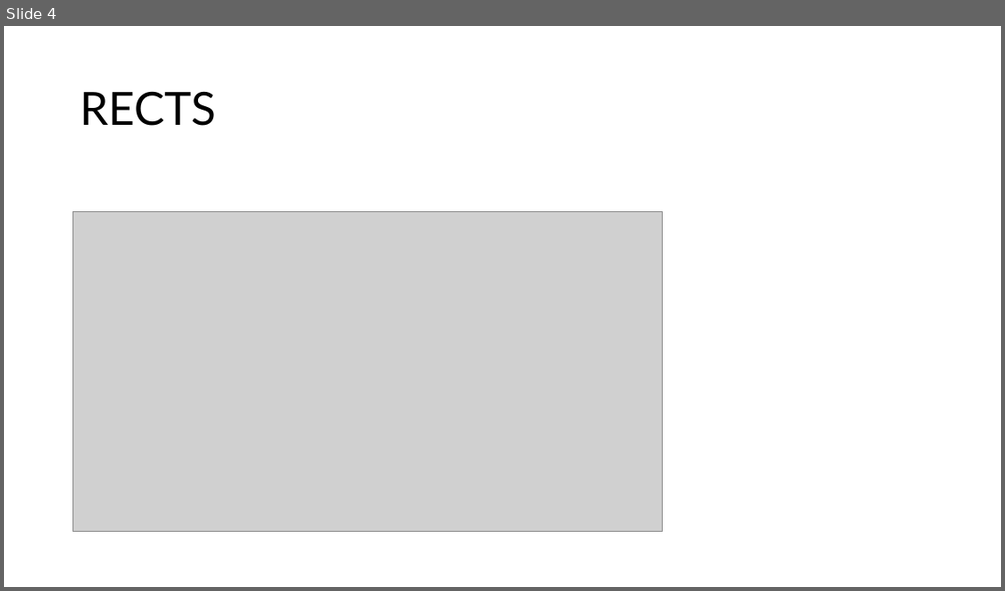
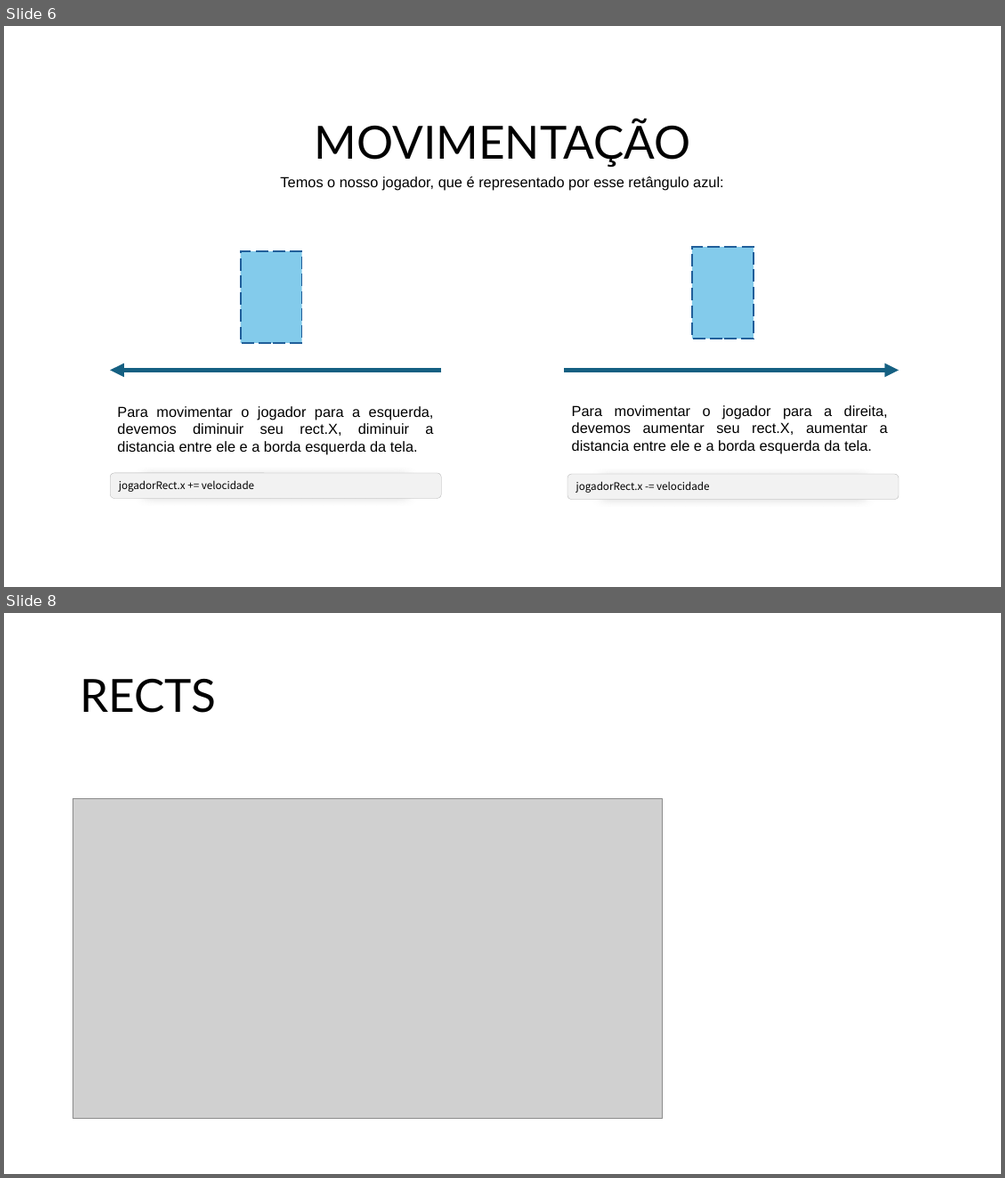
Before and after one commit to xandeco024/minicurso-pygame, a slide deck: Arquivos/Documentos/CURSO DE PYGAME.pptx. Shown one above the other, each under a label of ours: slide 4 before the commit, slides 6 and 8 after it; the slides between them are not shown. The pictures are 1005x591 and 1005x1178 pixels, drawn with LibreOffice and Linux fonts; fonts in the diff are those of the drawing; grey boxes stand for pictures; background and template pictures are left out. Boxes give left, top, right and bottom in pixels: in the first picture for what was removed or moved away, otherwise in the second. Text is boxed around its words. In the diff, an @@ line names an element or a change of style, - is before the commit and + after.

```diff
--- a/Arquivos/Documentos/CURSO DE PYGAME.pptx
+++ b/Arquivos/Documentos/CURSO DE PYGAME.pptx
@@ slide 6 added at (4, 26, 1001, 587), background picture (left out) @@
@@ title added at (315, 119, 691, 167), 44 pt, text #000000 @@
+MOVIMENTAÇÃO
@@ text added at (280, 176, 724, 191), 14 pt, text #000000 @@
+Temos o nosso jogador, que é representado por esse retângulo azul:
@@ rectangle added at (241, 251, 301, 342), fill #83CBEB, outline #215F9A 1.5 pt dashed @@
@@ rectangle added at (692, 248, 753, 338), fill #83CBEB, outline #215F9A 1.5 pt dashed @@
@@ arrow added from (442, 370) to (110, 370), #156082 4.5 pt @@
@@ arrow added from (564, 370) to (899, 370), #156082 4.5 pt @@
@@ text added at (117, 406, 434, 455), 14 pt, text #000000 @@
+Para movimentar o jogador para a esquerda, devemos diminuir seu rect.X, diminuir a distancia entre ele e a borda esquerda da tela.
@@ text added at (572, 405, 888, 454), 14 pt, text #000000 @@
+Para movimentar o jogador para a direita, devemos aumentar seu rect.X, aumentar a distancia entre ele e a borda esquerda da tela.
@@ rounded rectangle added at (110, 473, 442, 499), fill #F2F2F2, outline #AEAEAE 0.25 pt, 10 pt, text #000000 @@
+jogadorRect.x += velocidade
@@ rounded rectangle added at (568, 474, 899, 499), fill #F2F2F2, outline #AEAEAE 0.25 pt, 10 pt, text #000000 @@
+jogadorRect.x -= velocidade
@@ what was slide 4 is now slide 8 @@
```
Also in this commit, not shown: 3 other slides added, 2 other files.
